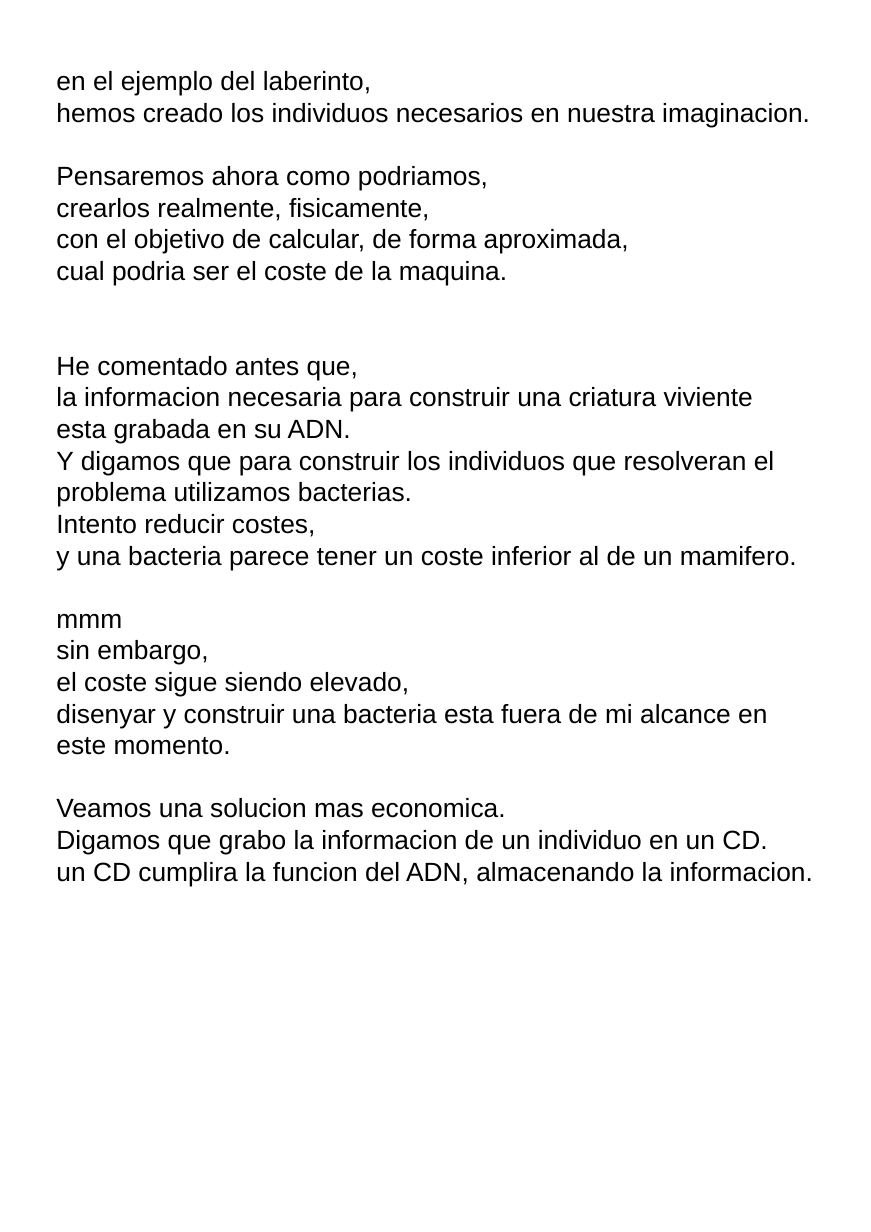
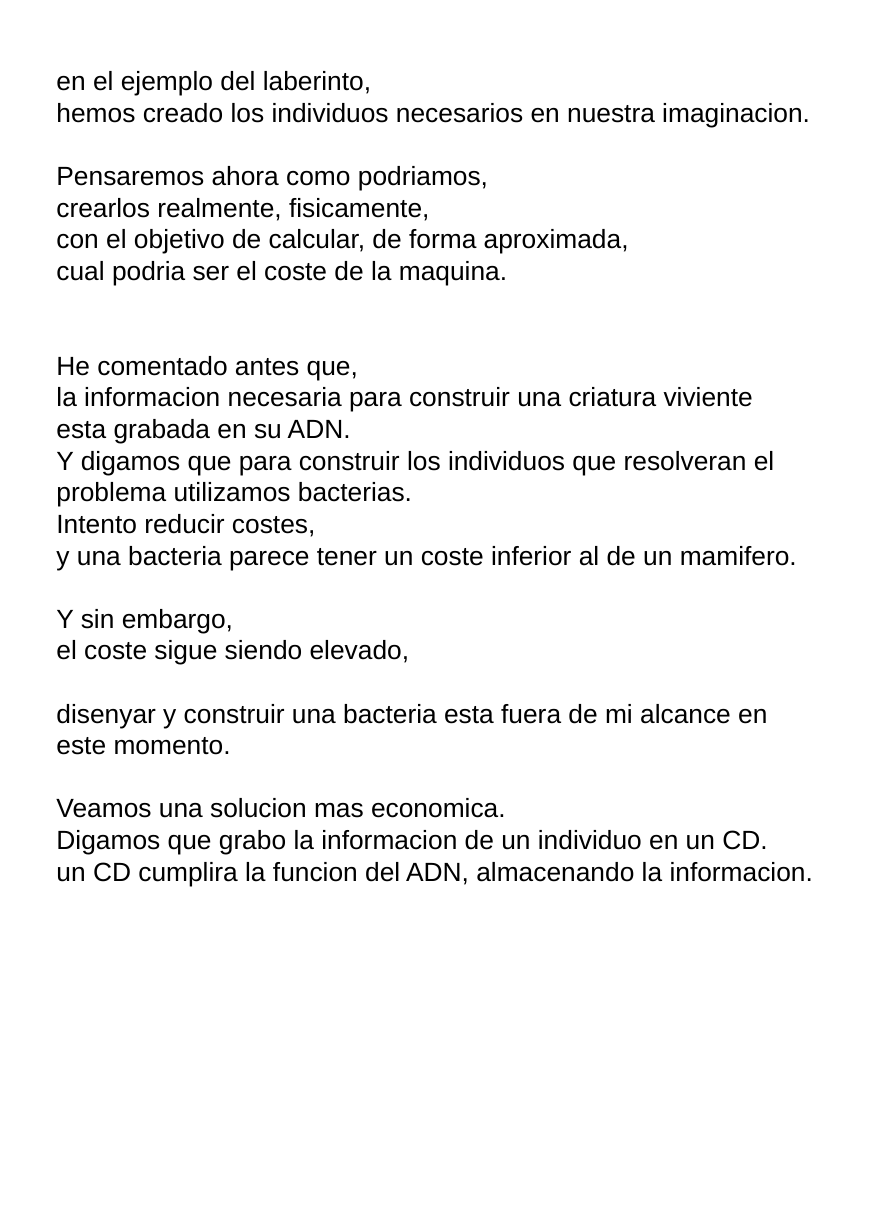
Before and after one commit to fabhrius/La-Cosa, a slide deck: slide 4 of capitulos/Coste/Coste.odp. Drawn at 871x1232 pixels with LibreOffice and Linux fonts; fonts in the diff are those of the drawing. Boxes give left, top, right and bottom in pixels: in the first picture for what was removed or moved away, otherwise in the second. Text is boxed around its words. In the diff, an @@ line names an element or a change of style, - is before the commit and + after.

```diff
--- a/capitulos/Coste/Coste.odp
+++ b/capitulos/Coste/Coste.odp
@@ text at [56,609,233,633]: text changed @@
-mmm
-sin embargo,
+Y sin embargo,
```
Also in this commit, not shown: 1 other slide changed, 7 other files.
